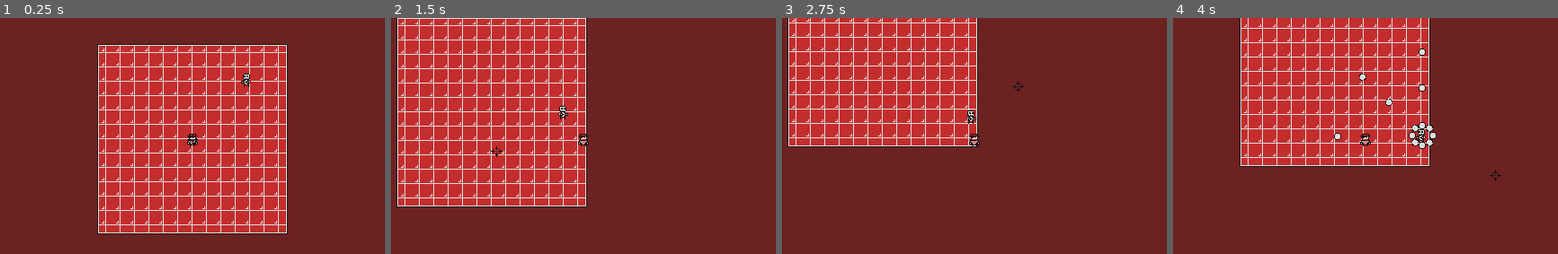
Above: before the commit, frames 1-4 (left to right).
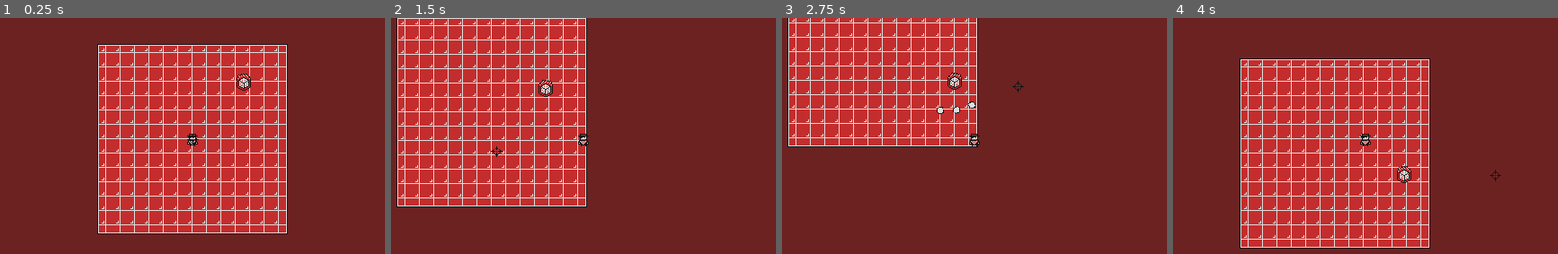
Above: after the commit, the same moments.

Repository: saffron247/lnd-casino
Game: Godot game, scene res://scenes/screens/screen_game.tscn
The game is run twice, just before and just after one commit, with the same random seed, the same clock (stepped at 60 frames per second) and the same inputs.
Inputs (mouse positions are in pixels of both pictures, inside the frame that each line leads up to):
- Up to frame 1 (0.25 s): no input
- Up to frame 2 (1.5 s): move the mouse to (679, 126) at 0.52 s; press the mouse at (679, 126) at 0.53 s; hold D (right) 0.53-1.28 s; move the mouse to (498, 150) at 1.27 s; release the mouse at (498, 150) at 1.28 s; hold S (down) from 1.28 s (still down); click (498, 150) at 1.35 s
- Up to frame 3 (2.75 s): move the mouse to (1016, 86) at 2.02 s; release S (down) at 2.03 s; press the mouse at (1016, 86) at 2.03 s; hold D (right) from 2.03 s (still down)
- Up to frame 4 (4 s): move the mouse to (1342, 187) at 2.77 s; release D (right) at 2.78 s; release the mouse at (1342, 187) at 2.78 s; hold W (up) 2.78-3.53 s; click (1342, 187) at 2.85 s; move the mouse to (1496, 176) at 3.52 s; press the mouse at (1496, 176) at 3.53 s; hold A (left) from 3.53 s (still down)

The runs differ from the first frame. In frame 1, 0.2% of the frame differs, in the area x 61-66%, y 23-31%; in frame 2, 0.3%; in frame 3, 0.4%; in frame 4, 30%, in the area x 17-69%, y 0-98%.

Commit message:
0.0.4 knucklebones and crapshoot

Diff:
--- /dev/null
+++ b/scenes/entities/enemies/enemy_crapshoot.tscn
@@ -0,0 +1,34 @@
+[gd_scene load_steps=6 format=3 uid="uid://ib5dvjc06o27"]
+
+[ext_resource type="PackedScene" uid="uid://dgpqdl4egayjr" path="res://scenes/entities/enemy.tscn" id="1_6rjfe"]
+[ext_resource type="Script" uid="uid://yxghhm3go70" path="res://scripts/entities/enemies/enemy_crapshoot.gd" id="2_sbfi8"]
+[ext_resource type="Texture2D" uid="uid://c828fip2lueom" path="res://assets/entities/enemies/crapshoot.png" id="3_x5hl5"]
+
+[sub_resource type="RectangleShape2D" id="RectangleShape2D_x5hl5"]
+size = Vector2(12, 6)
+
+[sub_resource type="RectangleShape2D" id="RectangleShape2D_1h4fm"]
+size = Vector2(12, 14)
+
+[node name="EnemyCrapshoot" instance=ExtResource("1_6rjfe")]
+script = ExtResource("2_sbfi8")
+
+[node name="CollisionBox" parent="." index="0"]
+position = Vector2(0, 5)
+shape = SubResource("RectangleShape2D_x5hl5")
+
+[node name="HitBox" parent="HitArea" index="0"]
+position = Vector2(0, 1)
+shape = SubResource("RectangleShape2D_1h4fm")
+
+[node name="Sprite2D" parent="." index="2"]
+scale = Vector2(-1, 1)
+texture = ExtResource("3_x5hl5")
+region_rect = Rect2(0, 0, 20, 20)
+
+[node name="ShootTimer" type="Timer" parent="." index="6"]
+process_callback = 0
+wait_time = 2.0
+autostart = true
+
+[connection signal="timeout" from="ShootTimer" to="." method="_on_shoot_timer_timeout"]
--- a/scenes/entities/enemies/enemy_knucklebone.tscn
+++ b/scenes/entities/enemies/enemy_knucklebone.tscn
@@ -1,8 +1,14 @@
-[gd_scene load_steps=4 format=3 uid="uid://dcnfv12cv6o7p"]
+[gd_scene load_steps=6 format=3 uid="uid://dcnfv12cv6o7p"]
 
 [ext_resource type="PackedScene" uid="uid://dgpqdl4egayjr" path="res://scenes/entities/enemy.tscn" id="1_wokti"]
 [ext_resource type="Script" uid="uid://cb6jbv52grk6w" path="res://scripts/entities/enemies/enemy_knucklebone.gd" id="2_y8wtm"]
 [ext_resource type="Texture2D" uid="uid://dvkfbtuh6ni0b" path="res://assets/entities/enemies/knucklebone.png" id="3_5ugqd"]
+
+[sub_resource type="RectangleShape2D" id="RectangleShape2D_5ugqd"]
+size = Vector2(6, 5)
+
+[sub_resource type="RectangleShape2D" id="RectangleShape2D_ttuw2"]
+size = Vector2(6, 12)
 
 [node name="EnemyKnucklebone" instance=ExtResource("1_wokti")]
 script = ExtResource("2_y8wtm")
@@ -11,6 +17,10 @@
 
 [node name="CollisionBox" parent="." index="0"]
 position = Vector2(0, 3.5)
+shape = SubResource("RectangleShape2D_5ugqd")
+
+[node name="HitBox" parent="HitArea" index="0"]
+shape = SubResource("RectangleShape2D_ttuw2")
 
 [node name="Sprite2D" parent="." index="2"]
 scale = Vector2(-1, 1)
--- a/scenes/entities/enemy.tscn
+++ b/scenes/entities/enemy.tscn
@@ -3,10 +3,8 @@
 [ext_resource type="Script" uid="uid://8ktjscpgv403" path="res://scripts/entities/enemy.gd" id="1_d7j71"]
 
 [sub_resource type="RectangleShape2D" id="RectangleShape2D_67neu"]
-size = Vector2(6, 5)
 
-[sub_resource type="RectangleShape2D" id="RectangleShape2D_ktqfp"]
-size = Vector2(6, 12)
+[sub_resource type="RectangleShape2D" id="RectangleShape2D_d7j71"]
 
 [node name="Enemy" type="CharacterBody2D"]
 collision_layer = 8
@@ -22,7 +20,7 @@
 collision_mask = 32
 
 [node name="HitBox" type="CollisionShape2D" parent="HitArea"]
-shape = SubResource("RectangleShape2D_ktqfp")
+shape = SubResource("RectangleShape2D_d7j71")
 
 [node name="Sprite2D" type="Sprite2D" parent="."]
 region_enabled = true
@@ -42,4 +40,5 @@
 one_shot = true
 
 [connection signal="area_entered" from="HitArea" to="." method="_on_hit_area_area_entered"]
+[connection signal="velocity_computed" from="NavigationAgent2D" to="." method="_on_navigation_agent_2d_velocity_computed"]
 [connection signal="timeout" from="HitTimer" to="." method="_on_hit_timer_timeout"]
--- a/scenes/screens/screen_game.tscn
+++ b/scenes/screens/screen_game.tscn
@@ -2,7 +2,7 @@
 
 [ext_resource type="PackedScene" uid="uid://ch6nkbe1al2lb" path="res://scenes/entities/player.tscn" id="1_lr4bj"]
 [ext_resource type="Texture2D" uid="uid://cv3jcrq53jdtn" path="res://assets/tilesets/tiles_casino.png" id="1_nkoa8"]
-[ext_resource type="PackedScene" uid="uid://dcnfv12cv6o7p" path="res://scenes/entities/enemies/enemy_knucklebone.tscn" id="3_afsak"]
+[ext_resource type="PackedScene" uid="uid://ib5dvjc06o27" path="res://scenes/entities/enemies/enemy_crapshoot.tscn" id="3_afsak"]
 [ext_resource type="PackedScene" uid="uid://d0g6xyxi5pnmj" path="res://scenes/gui/cursor_sprite.tscn" id="3_qwan3"]
 
 [sub_resource type="NavigationPolygon" id="NavigationPolygon_qwan3"]
@@ -58,8 +58,8 @@
 tile_map_data = PackedByteArray("AAD6//r/AAABAAAAAAD6//v/AAABAAAAAAD6//z/AAABAAAAAAD6//3/AAABAAAAAAD6//7/AAABAAAAAAD6// …(31504 unchanged characters)…
 tile_set = SubResource("TileSet_qwan3")
 
-[node name="EnemyKnucklebone" parent="World/Arena" instance=ExtResource("3_afsak")]
-position = Vector2(72, -80)
+[node name="EnemyCrapshoot" parent="World/Arena" instance=ExtResource("3_afsak")]
+position = Vector2(64, -72)
 
 [node name="HUD" type="CanvasLayer" parent="."]
 
--- /dev/null
+++ b/scripts/entities/enemies/enemy_crapshoot.gd
@@ -0,0 +1,49 @@
+class_name EnemyCrapshoot
+extends Enemy
+
+
+const BASE_SPEED = 50
+const MOVE_THRESHOLD = 50
+
+
+func internal_routine():
+		set_movement_target(target.global_position)
+		var next_path_position = $NavigationAgent2D.get_next_path_position()
+
+		var path_length = $NavigationAgent2D.get_path_length()
+		if path_length <= MOVE_THRESHOLD and path_length != 0:
+			halt()
+		else:
+			update_facing(global_position.direction_to(next_path_position))
+			var new_velocity = facing * BASE_SPEED
+			$NavigationAgent2D.velocity = new_velocity
+
+
+func shoot():
+	var bullet_count = randi_range(2, 4)
+	var bullets = []
+	for i in range(bullet_count):
+		bullets.append(BulletScene.instantiate())
+
+	var attack_direction = position.direction_to(target.position)
+	match bullet_count:
+		2:
+			bullets[0].direction = attack_direction.rotated(PI / 24)
+			bullets[1].direction = attack_direction.rotated(PI / -24)
+		3:
+			bullets[0].direction = attack_direction.rotated(PI / 12)
+			bullets[1].direction = attack_direction
+			bullets[2].direction = attack_direction.rotated(PI / -12)
+		4:
+			bullets[0].direction = attack_direction.rotated(PI / 8)
+			bullets[1].direction = attack_direction.rotated(PI / 24)
+			bullets[2].direction = attack_direction.rotated(PI / -24)
+			bullets[3].direction = attack_direction.rotated(PI / -8)
+
+	for bullet in bullets:
+		bullet.position = position + (bullet.direction * 10.0)
+		add_sibling(bullet)
+
+
+func _on_shoot_timer_timeout():
+	shoot()
--- a/scripts/entities/enemies/enemy_knucklebone.gd
+++ b/scripts/entities/enemies/enemy_knucklebone.gd
@@ -1,9 +1,5 @@
 class_name EnemyKnucklebone
 extends Enemy
-
-
-# PRELOADED SCENES
-const BulletScene = preload("res://scenes/entities/enemy_bullet.tscn")
 
 
 const BASE_SPEED = 80
@@ -13,12 +9,18 @@
 
 func internal_routine():
 	if not stopped:
-		if (position.distance_to(target.position) <= SHOOT_THRESHOLD):
-			velocity = Vector2.ZERO
+		set_movement_target(target.global_position)
+		var next_path_position = $NavigationAgent2D.get_next_path_position()
+
+		var path_length = $NavigationAgent2D.get_path_length()
+		if path_length <= SHOOT_THRESHOLD and path_length != 0:
+			halt()
 			stopped = true
 			$ShootTimer.start()
 		else:
-			velocity = position.direction_to(target.position) * BASE_SPEED
+			update_facing(global_position.direction_to(next_path_position))
+			var new_velocity = facing * BASE_SPEED
+			$NavigationAgent2D.velocity = new_velocity
 
 
 func shoot():
--- a/scripts/entities/enemy.gd
+++ b/scripts/entities/enemy.gd
@@ -1,5 +1,9 @@
 class_name Enemy
 extends CharacterBody2D
+
+
+# PRELOADED SCENES
+const BulletScene = preload("res://scenes/entities/enemy_bullet.tscn")
 
 
 # VARIABLES
@@ -42,14 +46,17 @@
 
 	internal_routine()
 
-	update_facing(position.direction_to(target.position))
-
 	move_and_slide()
 
 
 # ACTION METHODS
 func die():
 	queue_free()
+
+
+func halt() -> void:
+	velocity = Vector2.ZERO
+	$NavigationAgent2D.velocity = Vector2.ZERO
 
 
 # HELPER METHODS
@@ -80,7 +87,7 @@
 	$NavigationAgent2D.target_position = movement_target
 
 
-# SIGNAL METHODS
+# REACTION SIGNALS
 func _on_hit_area_area_entered(area: Area2D) -> void:
 	if area is PlayerBullet:
 		health -= area.damage
@@ -94,3 +101,8 @@
 
 func _on_hit_timer_timeout() -> void:
 	$Sprite2D.region_rect.position.y = 0
+
+
+# NAVIGATION SIGNALS
+func _on_navigation_agent_2d_velocity_computed(safe_velocity):
+	velocity = safe_velocity
Not shown, added: scripts/entities/enemies/enemy_crapshoot.gd.uid
